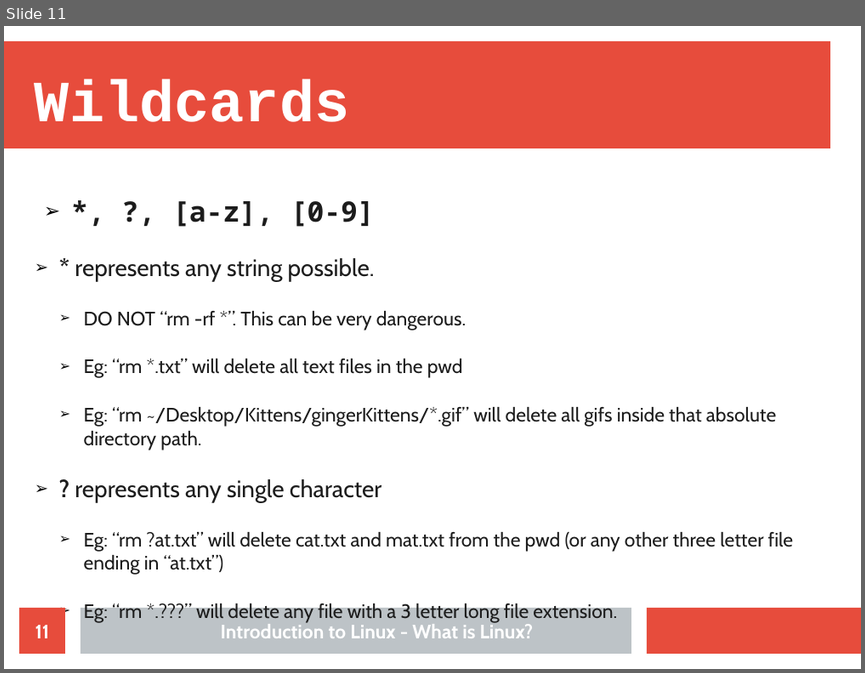
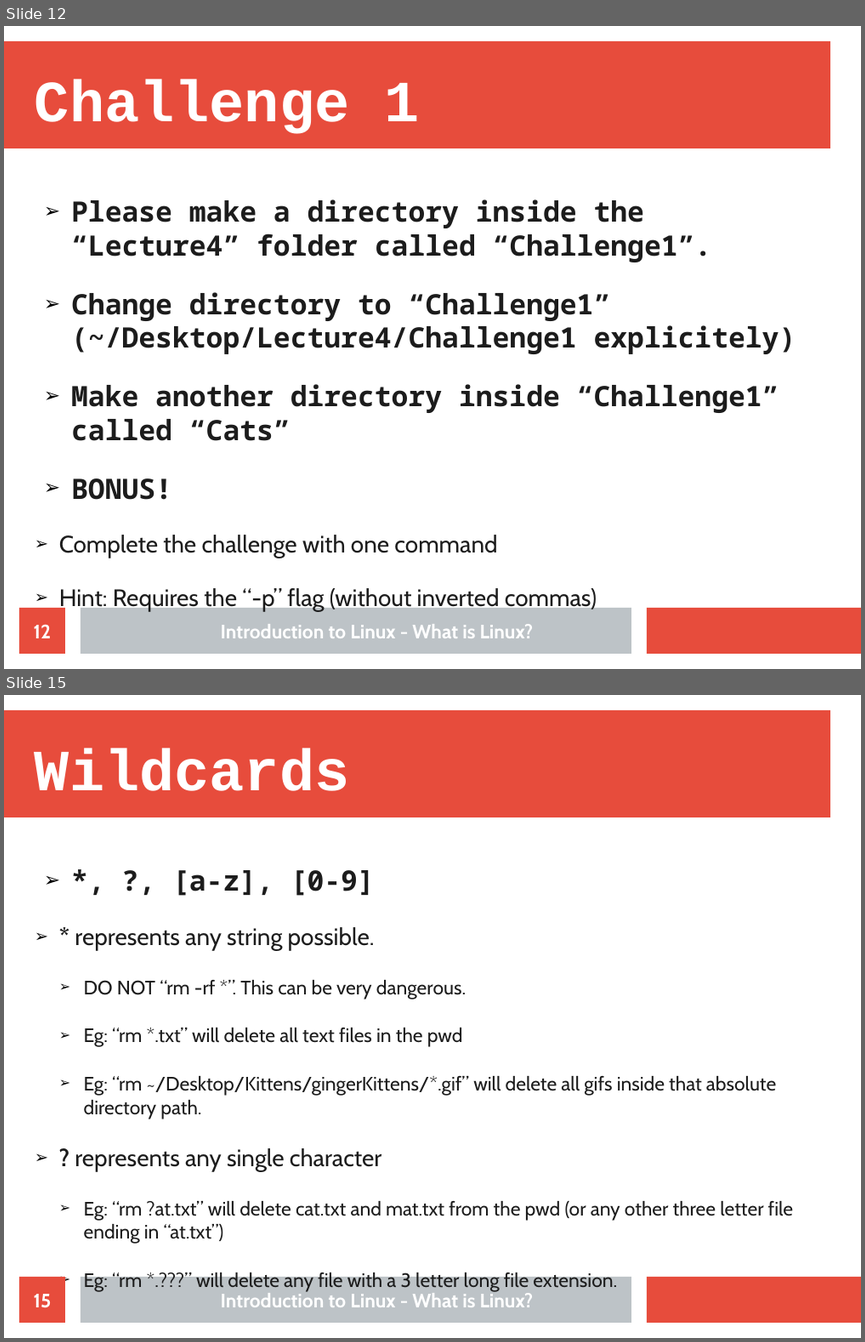
Before and after one commit to Nhlakanipho-Biyela/Intro_To_Linux_Course, a slide deck: Lecture_Slides/Lecture_3/ITL_Lecture_3_Basic_Commands.odp. Shown one above the other, each under a label of ours: slide 11 before the commit, slides 12 and 15 after it; the slides between them are not shown. The pictures are 865x673 and 865x1342 pixels, drawn with LibreOffice and Linux fonts; fonts in the diff are those of the drawing; background and template pictures are left out. Boxes give left, top, right and bottom in pixels: in the first picture for what was removed or moved away, otherwise in the second. Text is boxed around its words. In the diff, an @@ line names an element or a change of style, - is before the commit and + after.

```diff
--- a/Lecture_Slides/Lecture_3/ITL_Lecture_3_Basic_Commands.odp
+++ b/Lecture_Slides/Lecture_3/ITL_Lecture_3_Basic_Commands.odp
@@ slide 12 added at box(4, 26, 861, 669), background #FFFFFF; not listed: 3 template elements that a slide beside it also shows @@
@@ title added at box(35, 79, 420, 134), 54 pt, text #FFFFFF, bold @@
+Challenge 1
@@ text added at box(59, 199, 796, 612), 26 pt, text #1C1C1C, bold @@
+➢ Please make a directory inside the “Lecture4” folder called “Challenge1”.
+➢ Change directory to “Challenge1” (~/Desktop/Lecture4/Challenge1 explicitely)
+➢ Make another directory inside “Challenge1” called “Cats”
+➢ BONUS!
+  ➢ Complete the challenge with one command
+  ➢ Hint: Requires the “-p” flag (without inverted commas)
@@ page number added at box(19, 607, 65, 653), fill #E74C3C, 18 pt, text #FFFFFF, bold @@
+12
@@ text added at box(221, 624, 534, 638), 18 pt, text #FFFFFF, bold @@
+Introduction to Linux - What is Linux?
@@ what was slide 11 is now slide 15 @@
@@ page number at box(34, 1293, 52, 1308): text changed @@
-11
+15
```
Also in this commit, not shown: 4 other slides added.
